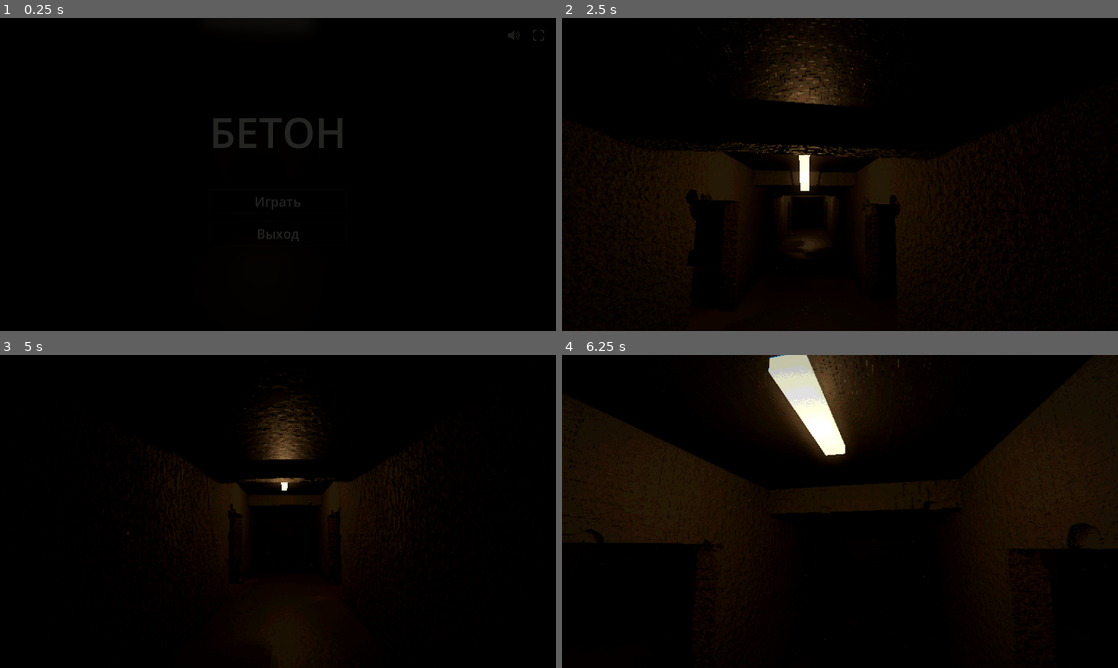
Above: before the commit, frames 1-4 (two rows, left to right).
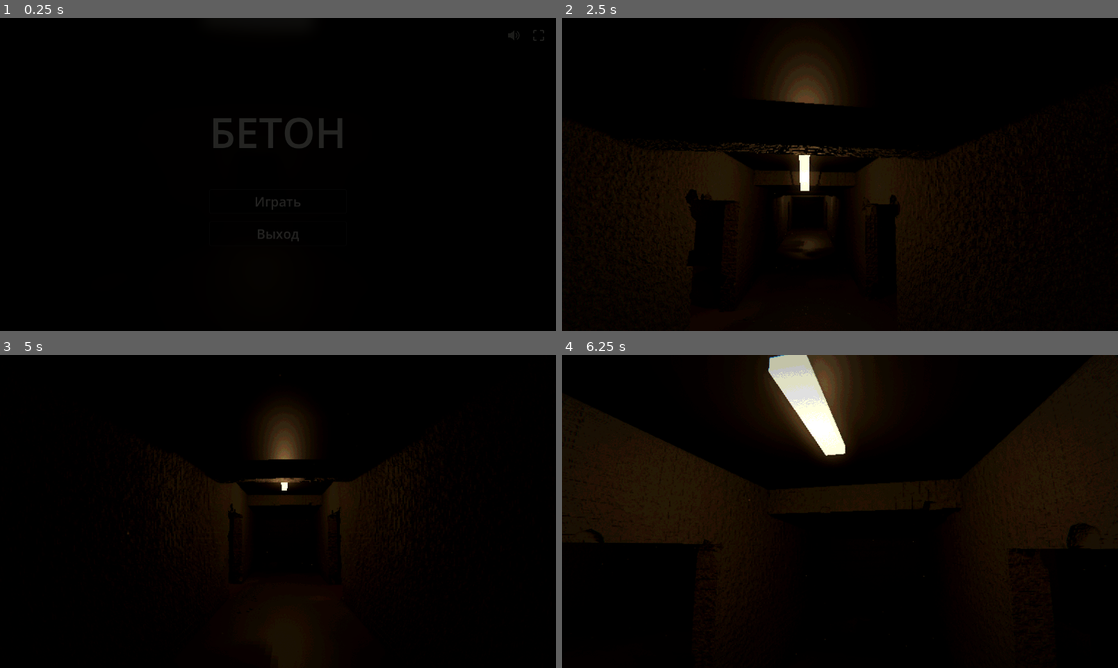
Above: after the commit, the same moments.

Repository: volinadtim/german-games
Game: Godot game, scene res://main.tscn
The game is run twice, just before and just after one commit, with the same random seed, the same clock (stepped at 60 frames per second) and the same inputs.
Inputs (mouse positions are in pixels of both pictures, inside the frame that each line leads up to):
- Up to frame 1 (0.25 s): no input
- Up to frame 2 (2.5 s): click "Играть" at 0.5 s; click "Играть" at 1.25 s; tap Enter at 2 s; move the mouse to (867, 174) at 2.02 s; hold W (move_forward) from 2.03 s (still down); hold Shift (sprint) from 2.03 s (still down); click (867, 174) at 2.17 s; tap Space (jump) at 2.27 s
- Up to frame 3 (5 s): keep holding W (move_forward); move the mouse to (250, 511) at 2.77 s; release Shift (sprint) at 2.78 s; tap Shift (sprint) at 2.85, 4.35 s; tap Space (jump) at 3.02, 4.52 s; move the mouse to (289, 505) at 3.52 s; hold Shift (sprint) 3.53-4.28 s; move the mouse to (272, 517) at 4.27 s; click (272, 517) at 4.42 s
- Up to frame 4 (6.25 s): keep holding W (move_forward); move the mouse to (878, 514) at 5.02 s; hold Shift (sprint) 5.03-5.78 s; tap Space (jump) at 5.27, 6.02 s; move the mouse to (795, 508) at 5.77 s; tap Shift (sprint) at 5.85 s

The runs differ from the first frame. In frame 2, 0.3% of the frame differs, in the area x 24-62%, y 0-28%; in frame 3, 0.1%; in frame 4, less than 0.1%.

Commit message:
concrete-halls: пиксельный цвет + сглаженный рельеф (без сетки), ANSWER
Co-Authored-By: Claude Opus 5.5 <noreply@anthropic.com>

Diff:
--- a/godot/concrete-halls/concrete.gdshader
+++ b/godot/concrete-halls/concrete.gdshader
@@ -4,10 +4,15 @@
 //                пыль на верхних гранях, затемнение у стыков, случайные трещины.
 //  polished = 1: пол/потолок — шлифованный бетон: ровный тон, лёгкий матовый блеск, случайные трещины, мягкая пыль.
 
-uniform sampler2D noise_big : filter_nearest_mipmap, repeat_enable;
-uniform sampler2D noise_fine : filter_nearest_mipmap, repeat_enable;
-uniform sampler2D noise_cell : filter_nearest_mipmap, repeat_enable;   // ячеистый шум — зерно камня
-uniform sampler2D noise_crack : filter_nearest_mipmap, repeat_enable;  // извилистый шум — трещины
+// сглаженные копии — для рельефа (иначе на границах «пикселей» появляется сетка из полос)
+uniform sampler2D noise_big : filter_linear_mipmap, repeat_enable;
+uniform sampler2D noise_fine : filter_linear_mipmap, repeat_enable;
+uniform sampler2D noise_cell : filter_linear_mipmap, repeat_enable;   // ячеистый шум — зерно камня
+uniform sampler2D noise_crack : filter_linear_mipmap, repeat_enable;  // извилистый шум — трещины
+// те же текстуры без сглаживания — для цвета: крупные «пиксели»
+uniform sampler2D noise_big_px : filter_nearest_mipmap, repeat_enable;
+uniform sampler2D noise_fine_px : filter_nearest_mipmap, repeat_enable;
+uniform sampler2D noise_cell_px : filter_nearest_mipmap, repeat_enable;
 uniform vec3 base_color : source_color = vec3(0.27, 0.265, 0.25);
 uniform vec3 mold_color : source_color = vec3(0.17, 0.18, 0.15);
 uniform vec3 dust_color : source_color = vec3(0.33, 0.31, 0.29);
@@ -30,6 +35,12 @@
 	return texture(t, p.zy * s).r * w.x + texture(t, p.xz * s).r * w.y + texture(t, p.xy * s).r * w.z;
 }
 
+float tri_px(sampler2D t, vec3 p, vec3 n, float s) {
+	vec3 w = pow(abs(n), vec3(4.0));
+	w /= (w.x + w.y + w.z);
+	return texture(t, p.zy * s).r * w.x + texture(t, p.xz * s).r * w.y + texture(t, p.xy * s).r * w.z;
+}
+
 // Случайные трещины: тонкие «гребни» извилистого шума, только там, где их разрешает маска.
 float cracks(vec3 p, vec3 n, float density) {
 	vec3 warp = vec3(tri(noise_big, p, n, 0.11), 0.0, tri(noise_big, p + vec3(9.0), n, 0.11)) * 1.5;
@@ -45,9 +56,11 @@
 	float wall = 1.0 - abs(wnrm.y);
 	float up = clamp(wnrm.y, 0.0, 1.0);
 	float h = wpos.y;
-	float big = tri(noise_big, wpos, wnrm, 0.025);
-	float mid = tri(noise_big, wpos + vec3(17.0, 3.0, 29.0), wnrm, 0.07);
-	float fine = tri(noise_fine, wpos, wnrm, 0.3);
+	float big = tri_px(noise_big_px, wpos, wnrm, 0.025);
+	float mid = tri_px(noise_big_px, wpos + vec3(17.0, 3.0, 29.0), wnrm, 0.07);
+	float fine = tri_px(noise_fine_px, wpos, wnrm, 0.3);
+	float h_big = tri(noise_big, wpos, wnrm, 0.025);
+	float h_mid = tri(noise_big, wpos + vec3(17.0, 3.0, 29.0), wnrm, 0.07);
 	vec3 col;
 	float rough;
 	float ao = 1.0;
@@ -57,31 +70,33 @@
 		col = base_color * (0.95 + 0.07 * (big - 0.5) + 0.05 * (mid - 0.5) + 0.03 * (fine - 0.5));
 		float cr = 0.0;
 		col *= 1.0 - 0.5 * cr;
-		float dust = smoothstep(0.55, 0.85, tri(noise_big, wpos + vec3(31.0, 0.0, 7.0), wnrm, 0.08)) * up;
+		float dust = smoothstep(0.55, 0.85, tri_px(noise_big_px, wpos + vec3(31.0, 0.0, 7.0), wnrm, 0.08)) * up;
 		col = mix(col, dust_color, dust * 0.1);
 		rough = 0.5 + 0.12 * big + 0.3 * dust + 0.3 * cr;
-		hgt = fine * 0.015 - cr * 0.3;
+		hgt = 0.0;
 	} else {
-		float cell = tri(noise_cell, wpos, wnrm, 0.45);
-		float grain = tri(noise_fine, wpos * 1.4, wnrm, 0.6);
+		float cell = tri_px(noise_cell_px, wpos, wnrm, 0.45);
+		float grain = tri_px(noise_fine_px, wpos * 1.4, wnrm, 0.6);
+		float h_cell = tri(noise_cell, wpos, wnrm, 0.45);
+		float h_grain = tri(noise_fine, wpos * 1.4, wnrm, 0.6);
 		col = base_color * (0.95 + 0.1 * (big - 0.5) + 0.05 * (mid - 0.5) + 0.06 * (cell - 0.5) + 0.04 * (grain - 0.5));
-		float stain = smoothstep(0.35, 0.9, tri(noise_big, wpos * 0.5 + vec3(41.0), wnrm, 0.02));
+		float stain = smoothstep(0.35, 0.9, tri_px(noise_big_px, wpos * 0.5 + vec3(41.0), wnrm, 0.02));
 		col *= 1.0 - 0.05 * stain;
-		float streak = texture(noise_big, vec2((wpos.x + wpos.z) * 0.25, wpos.y * 0.02)).r;
+		float streak = texture(noise_big_px, vec2((wpos.x + wpos.z) * 0.25, wpos.y * 0.02)).r;
 		col *= 1.0 - 0.06 * smoothstep(0.5, 0.85, streak) * wall;
 		float near_floor = 1.0 - smoothstep(0.0, 1.3, h);
 		float near_ceil = smoothstep(ceiling_h - 0.8, ceiling_h, h);
-		float mold_n = tri(noise_big, wpos + vec3(5.0, 0.0, 9.0), wnrm, 0.06);
+		float mold_n = tri_px(noise_big_px, wpos + vec3(5.0, 0.0, 9.0), wnrm, 0.06);
 		float mold = smoothstep(0.45, 0.95, mold_n + near_floor * 0.3 + near_ceil * 0.15);
 		col = mix(col, mold_color, mold * 0.28);
-		float dust = smoothstep(0.35, 0.75, tri(noise_big, wpos + vec3(31.0, 0.0, 7.0), wnrm, 0.12)) * up;
+		float dust = smoothstep(0.35, 0.75, tri_px(noise_big_px, wpos + vec3(31.0, 0.0, 7.0), wnrm, 0.12)) * up;
 		col = mix(col, dust_color, dust * 0.2);
 		float cr = 0.0;
 		col *= 1.0 - 0.45 * cr;
 		ao = 1.0 - 0.4 * (1.0 - smoothstep(0.0, 0.5, h)) * wall - 0.3 * smoothstep(ceiling_h - 0.45, ceiling_h, h) * wall;
 		rough = 0.94 - mold * 0.12;
 		// плавные волны + шероховатое зерно камня + углубления трещин
-		hgt = (mid * 0.7 + big * 0.3) * (bump / grain_bump) + cell * 0.05 + grain * 0.03 - cr * 0.12;
+		hgt = (h_mid * 0.7 + h_big * 0.3) * (bump / grain_bump) + h_cell * 0.05 + h_grain * 0.03 - cr * 0.12;
 	}
 
 	ALBEDO = col;
--- a/godot/concrete-halls/level.gd
+++ b/godot/concrete-halls/level.gd
@@ -564,6 +564,9 @@
 	m.set_shader_parameter("noise_fine", fine)
 	m.set_shader_parameter("noise_cell", noise_extra[0])
 	m.set_shader_parameter("noise_crack", noise_extra[1])
+	m.set_shader_parameter("noise_big_px", big)
+	m.set_shader_parameter("noise_fine_px", fine)
+	m.set_shader_parameter("noise_cell_px", noise_extra[0])
 	m.set_shader_parameter("base_color", base)
 	m.set_shader_parameter("ceiling_h", H)
 	m.set_shader_parameter("polished", 1.0 if polished else 0.0)
Not shown, changed: ANSWER.md
